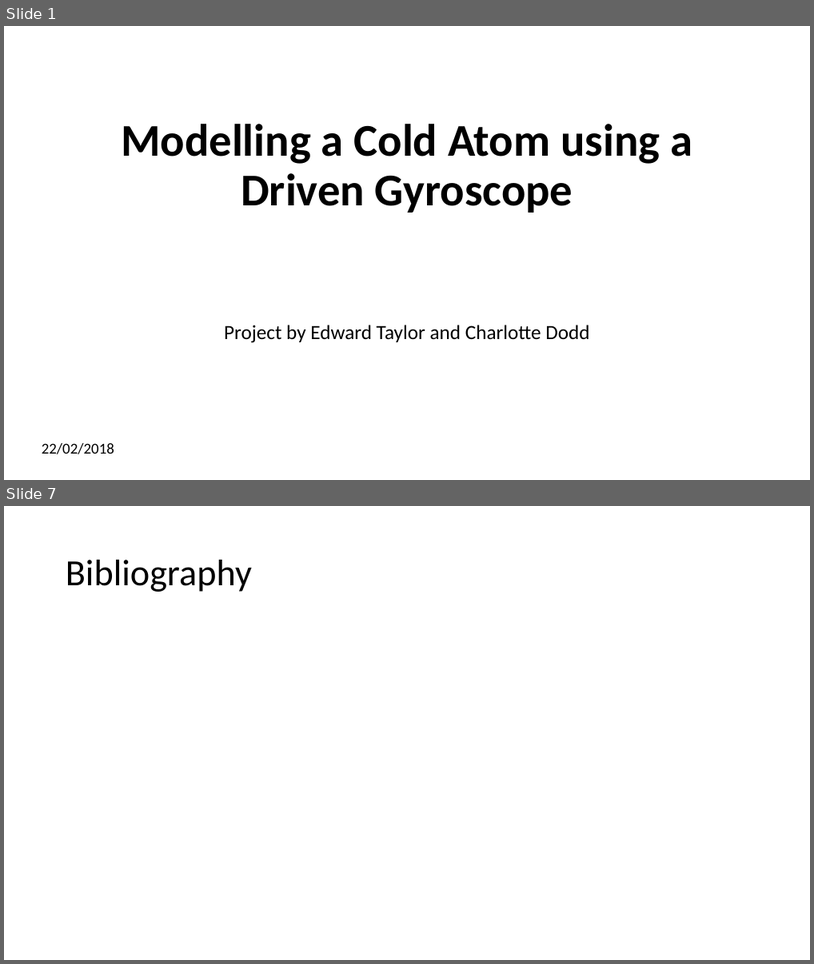
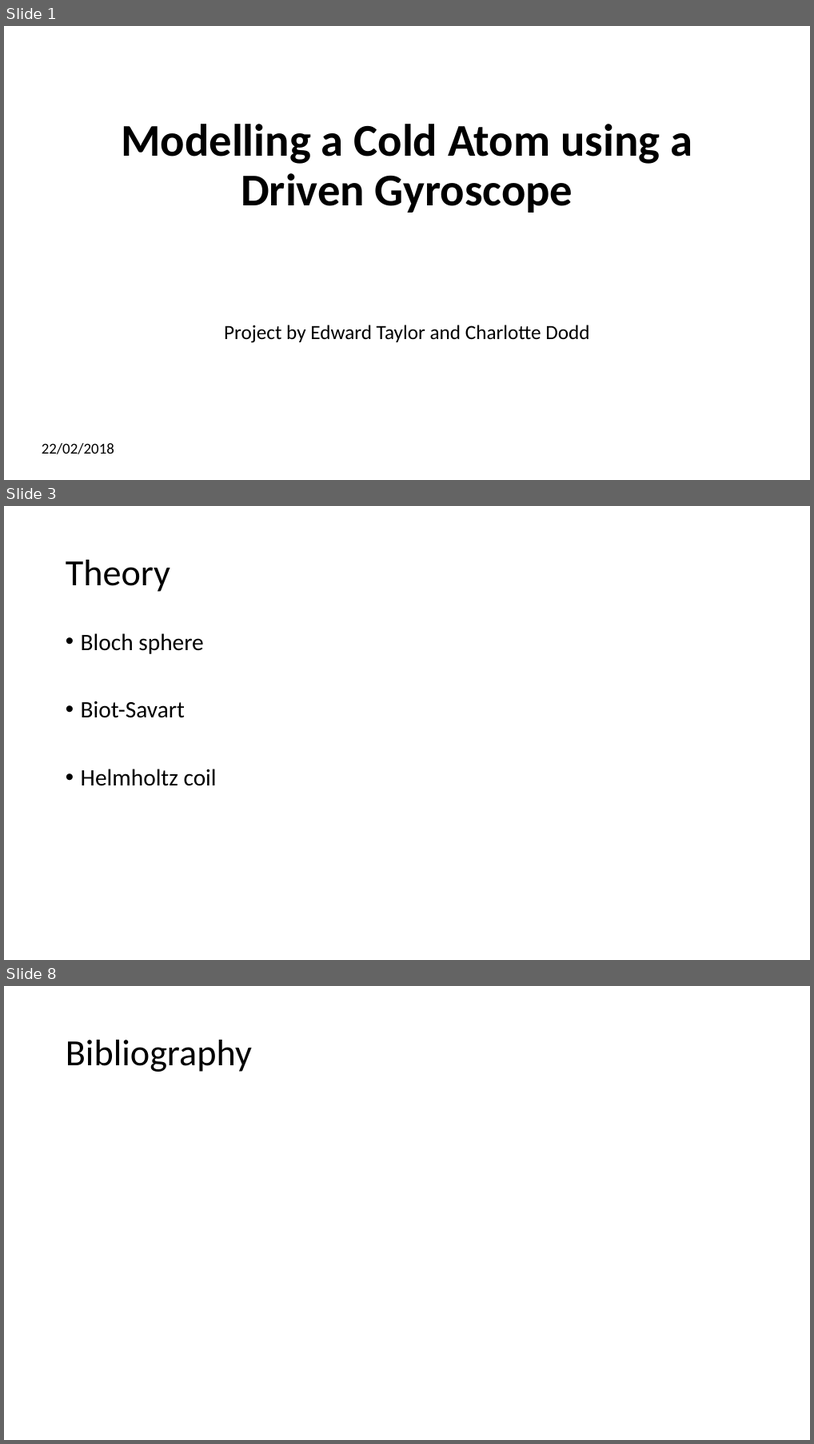
Before and after one commit to CharlotteElle/GyroProject, a slide deck: Project Presentation.pptx. Shown one above the other, each under a label of ours: slides 1 and 7 before the commit, slides 1, 3 and 8 after it; the slides between them are not shown. The pictures are 814x964 and 814x1444 pixels, drawn with LibreOffice and Linux fonts; fonts in the diff are those of the drawing. Boxes give left, top, right and bottom in pixels: in the first picture for what was removed or moved away, otherwise in the second. Text is boxed around its words. In the diff, an @@ line names an element or a change of style, - is before the commit and + after.

```diff
--- a/Project Presentation.pptx
+++ b/Project Presentation.pptx
@@ slide 3 added at (4, 506, 810, 960), background #FFFFFF @@
@@ title added at (66, 560, 170, 592), 44 pt, text #000000 @@
+Theory
@@ text added at (81, 633, 217, 786), 28 pt, text #000000 @@
+• Bloch sphere
+• Biot-Savart
+• Helmholtz coil
@@ what was slide 7 is now slide 8 @@
```
Also in this commit, not shown: 4 slides changed, 1 other slide added, 1 slide removed.
